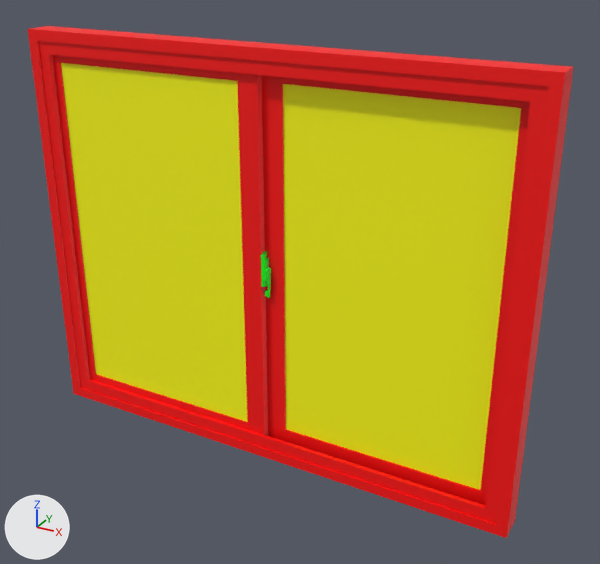
Renders of the glTF model assets/windows/window_slider_60x48.glb from each side of a commit.
Both versions are drawn from a 50 mm lens placed at (3.127, 3.154, 2.429), pointed at (2.093, 5.034, 1.489). Arrows for +X, +Y and +Z are at lower left; the lights stay in place. Where no turn or scale is listed for an object, it has been applied to the vertices. Vertices at the same position are counted once.

Before the edit, the objects in view are built like this:
```python
me_mesh_011 = bpy.data.meshes.new('Mesh.011')
me_mesh_011.from_pydata(...)  # 168 vertices, 318 faces; spans x 1.24..2.76, y 4.96..5.04, z 0.91..2.13
# faces by material slot: [176, 24, 118]
me_mesh_011.materials.append(mat_window_primary_mat)  # red #ff0000
me_mesh_011.materials.append(mat_window_secondary_mat)  # yellow #ffff00
me_mesh_011.materials.append(mat_window_tertiary_mat)  # green #00ff00
ob_window_slider_60x48 = bpy.data.objects.new('window_slider_60x48', me_mesh_011)
ob_window_slider_60x48.location = (0.0, 0.0, 0.0)
```
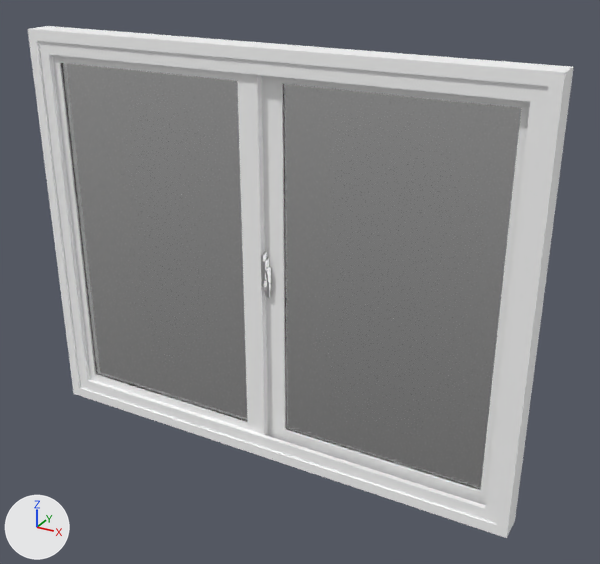
Where the change shows, as pixel boxes [x1, y1, x2, y2] in the pictures (600 x 564 px):
part 1 of me_mesh_011, recoloured (red to white): [28, 26, 574, 538] in both
part 2 of me_mesh_011, recoloured (yellow to white): [61, 63, 521, 490] in both
part 3 of me_mesh_011, recoloured (green to white): [261, 251, 271, 298] in both

Patch to the scene script:
```diff
--- a/assets/windows/window_slider_60x48.glb.py
+++ b/assets/windows/window_slider_60x48.glb.py
@@ mat_glass_material @@
+mat_glass_material = principled_material('Glass_Material')
+mat_glass_material.base_color = (0.8, 0.8, 0.8)  # white #e7e7e7
+mat_glass_material.roughness = 0.1
+mat_glass_material.ior = 1.45
+mat_glass_material.transmission_weight = 1.0
@@ mat_metal_material @@
+mat_metal_material = principled_material('Metal_Material')
+mat_metal_material.base_color = (0.8, 0.8, 0.8)  # white #e7e7e7
+mat_metal_material.metallic = 1.0
+mat_metal_material.roughness = 0.3
@@ mat_frame_material @@
+mat_frame_material = principled_material('Frame_Material')
+mat_frame_material.base_color = (1.0, 1.0, 1.0)  # white #ffffff
@@ me_mesh_011 @@
 me_mesh_011.from_pydata(...)  # 168 vertices, 318 faces; spans x 1.24..2.76, y 4.96..5.04, z 0.91..2.13
 # used by ob_window_slider_60x48; location = (0.0, 0.0, 0.0)
+# me_mesh_011 part 1: all 176 faces that had it switch from mat_window_primary_mat (red #ff0000) to mat_frame_material (white #ffffff)
+# me_mesh_011 part 2: all 24 faces that had it switch from mat_window_secondary_mat (yellow #ffff00) to mat_glass_material (white #e7e7e7)
+# me_mesh_011 part 3: all 118 faces that had it switch from mat_window_tertiary_mat (green #00ff00) to mat_metal_material (white #e7e7e7)
```
